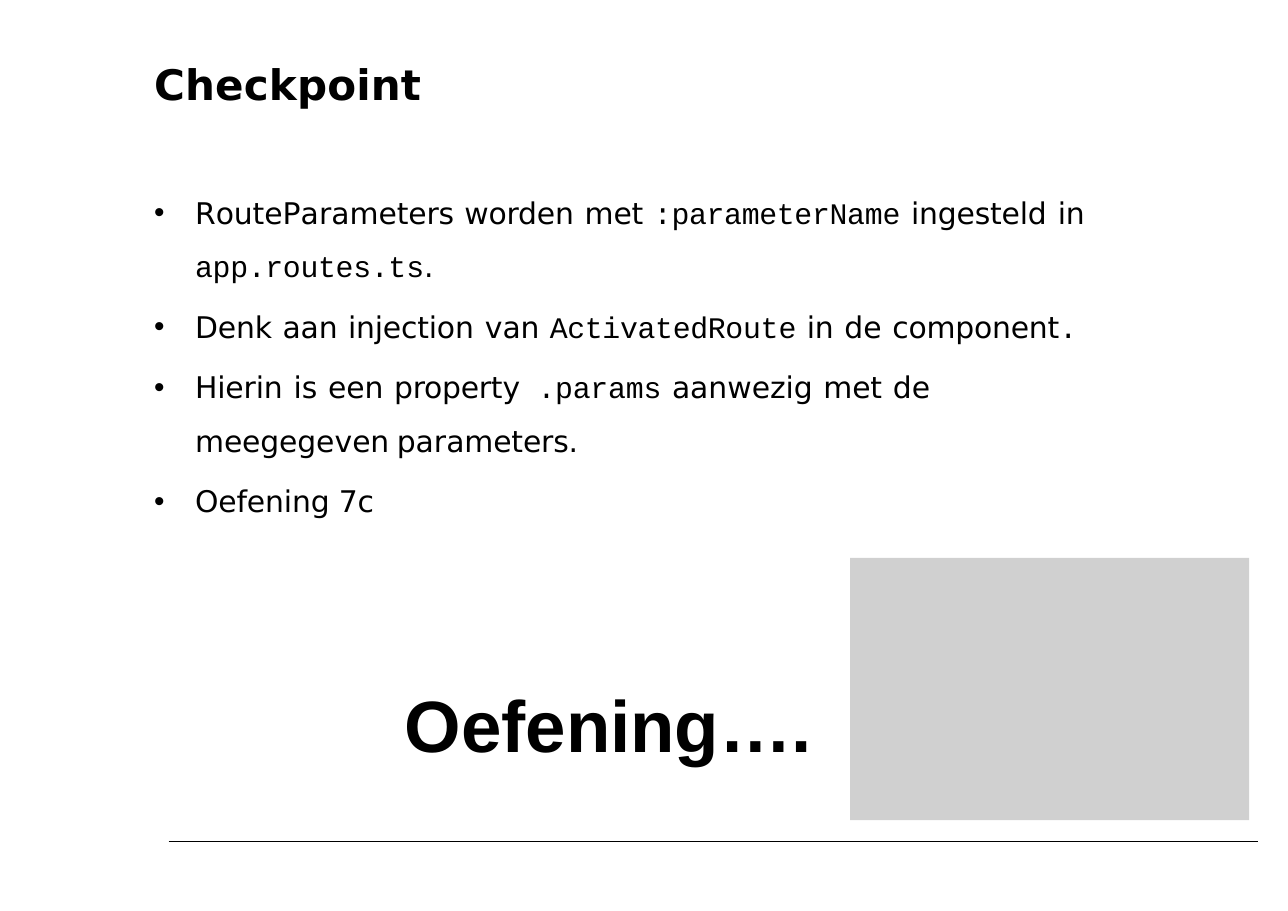
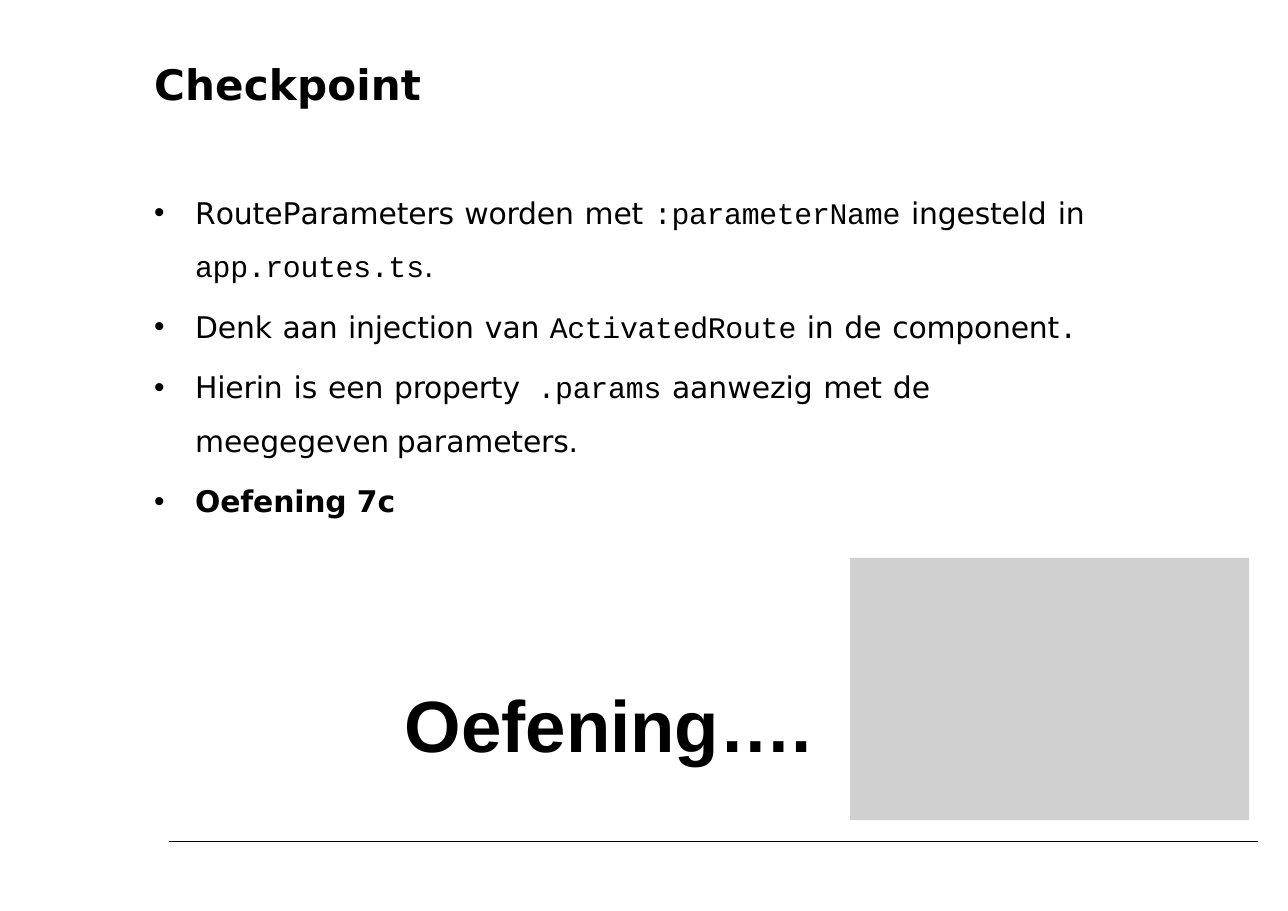
Before and after one commit to petereijgermans11/workshop-angular7, a slide deck: slide 21 of PPT/05- Angular Routing.pptx. Drawn at 1288x911 pixels with LibreOffice and Linux fonts; fonts in the diff are those of the drawing; grey boxes stand for pictures. Boxes give left, top, right and bottom in pixels: in the first picture for what was removed or moved away, otherwise in the second. Text is boxed around its words. In the diff, an @@ line names an element or a change of style, - is before the commit and + after.

```diff
--- a/PPT/05- Angular Routing.pptx
+++ b/PPT/05- Angular Routing.pptx
@@ text at (195,489,395,519): bold on in "Oefening 7c" @@
```
Also in this commit, not shown: 3 other slides changed, 2 slides added, 6 other files.
